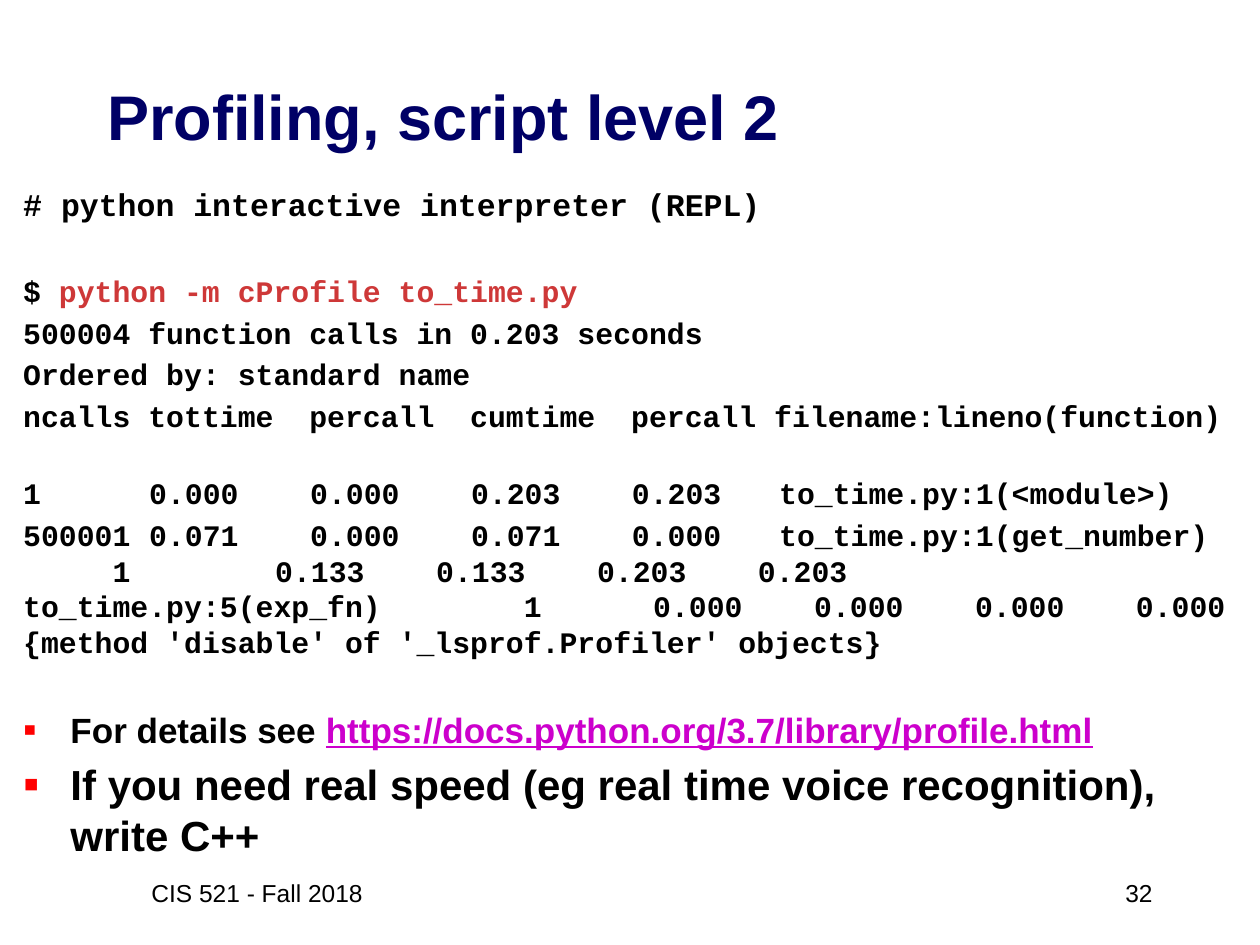
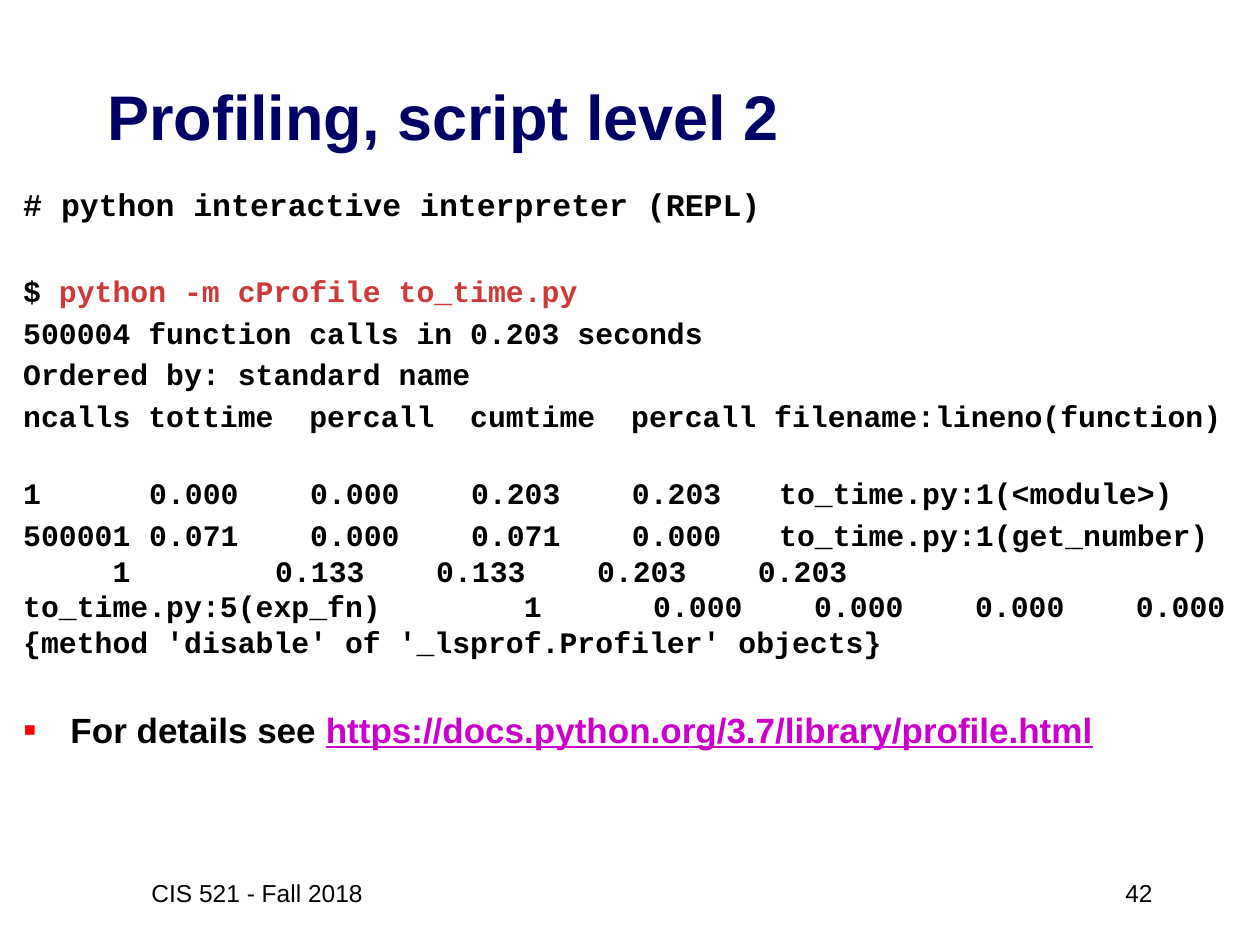
Before and after one commit to artificial-intelligence-class/artificial-intelligence-class.github.io, a slide deck: slide 42 of assets/slides/02-Python3-review2.pptx (slide 32 before the commit). Drawn at 1260x945 pixels with LibreOffice and Linux fonts; fonts in the diff are those of the drawing. Boxes give left, top, right and bottom in pixels: in the first picture for what was removed or moved away, otherwise in the second. Text is boxed around its words. In the diff, an @@ line names an element or a change of style, - is before the commit and + after.

```diff
--- a/assets/slides/02-Python3-review2.pptx
+++ b/assets/slides/02-Python3-review2.pptx
@@ text at (70, 769, 1155, 852): paragraph removed @@
-▪ If you need real speed (eg real time voice recognition), write C++
@@ page number at (1125, 885, 1152, 902): text changed @@
-32
+42
```
Also in this commit, not shown: 11 other slides changed, 10 slides added, 2 other files.
